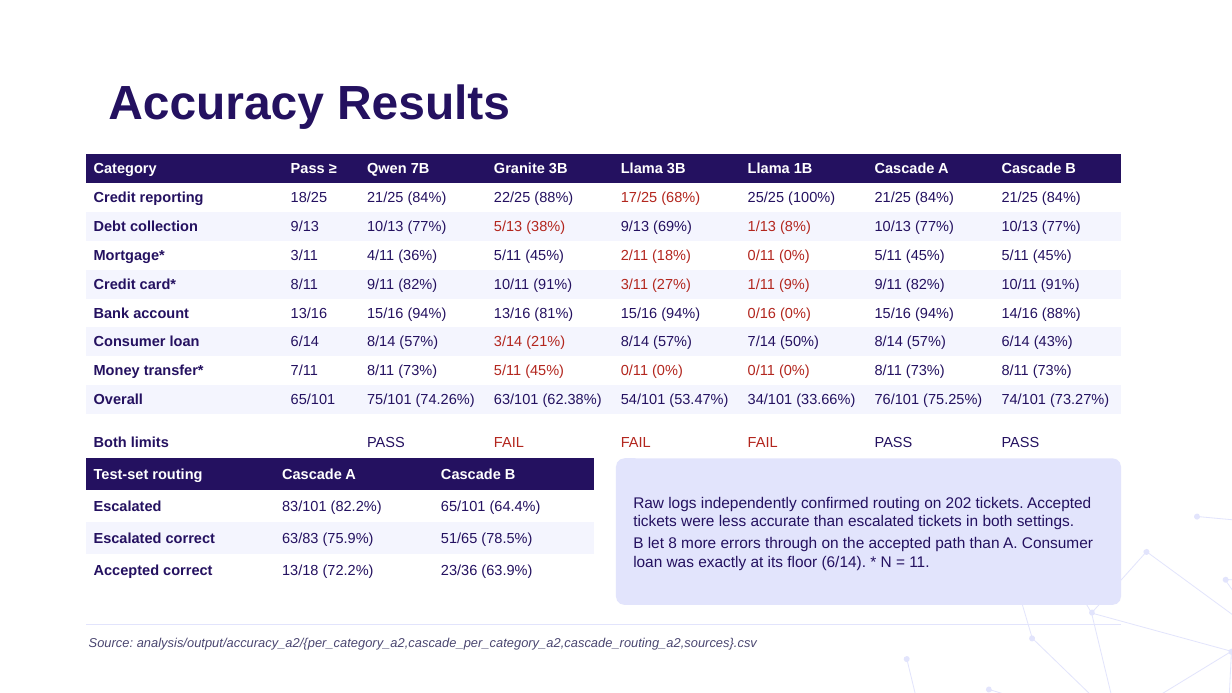
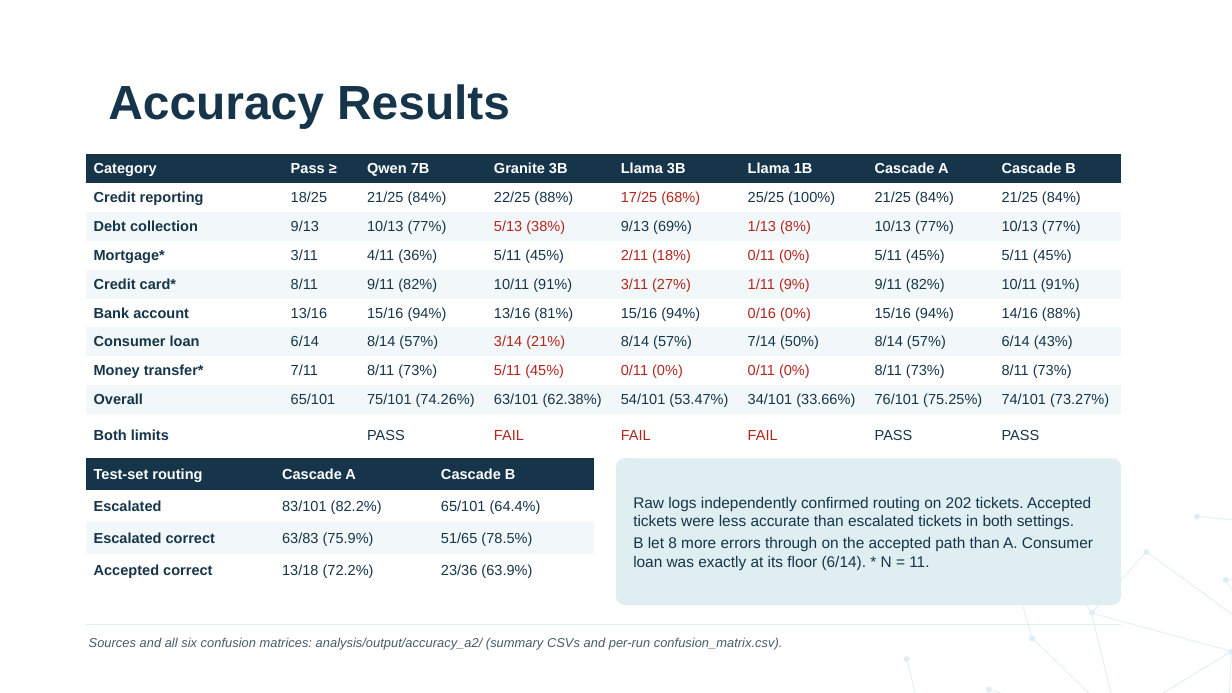
Before and after one commit to Fokku/ICT3113-PTO, a slide deck: slide 4 of slides/Group10_A2.pptx. Drawn at 1232x693 pixels with LibreOffice and Linux fonts; fonts in the diff are those of the drawing; background and template pictures are left out. Boxes give left, top, right and bottom in pixels: in the first picture for what was removed or moved away, otherwise in the second. Text is boxed around its words. In the diff, an @@ line names an element or a change of style, - is before the commit and + after.

```diff
--- a/slides/Group10_A2.pptx
+++ b/slides/Group10_A2.pptx
@@ title "Accuracy Results" at (x1=108, y1=84, x2=510, y2=128): text colour #241160 to #16354A @@
@@ table at (x1=86, y1=154, x2=1121, y2=444) @@
@@ fill #241160 to #16354A in row 1 @@
@@ fill #F4F5FE to #F2F8F9 in 32 cells @@
@@ text colour #241160 to #16354A in "Credit reporting", "18/25", "21/25 (84%)", "22/25 (88%)" and 52 more places @@
@@ table at (x1=86, y1=458, x2=594, y2=586) @@
@@ fill #241160 to #16354A in row 1 @@
@@ fill #F4F5FE to #F2F8F9 in row 3 @@
@@ text colour #241160 to #16354A in "Escalated", "83/101 (82.2%)", "65/101 (64.4%)", "Escalated correct" and 5 more places @@
@@ rounded rectangle "Raw logs independently confirmed routing ..." at (x1=616, y1=458, x2=1121, y2=605): text colour #241160 to #16354A; fill #E2E4FC to #DFEEF1 @@
@@ freeform shape at (x1=903, y1=549, x2=1232, y2=693): fill #E2E4FC to #DFEEF1 @@
@@ text at (x1=89, y1=637, x2=783, y2=650): text changed; text colour #4A4670 to #455B69 @@
-Source: analysis/output/accuracy_a2/{per_category_a2,cascade_per_category_a2,cascade_routing_a2,sources}.csv
+Sources and all six confusion matrices: analysis/output/accuracy_a2/ (summary CSVs and per-run confusion_matrix.csv).
```
Also in this commit, not shown: 7 other slides changed.
